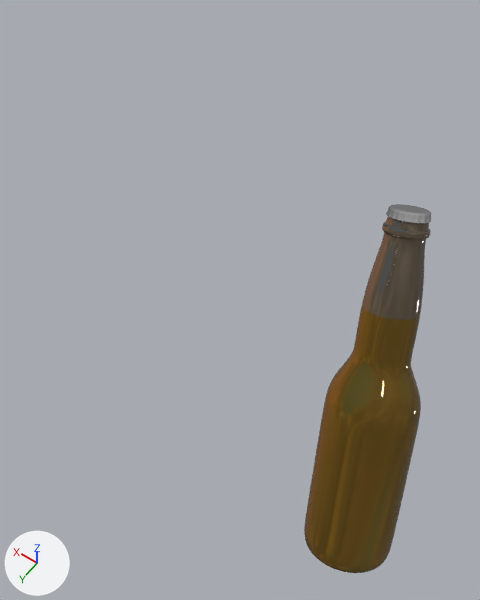
An edit to the glTF model models/pack2.glb, drawn before and after from the same camera.
One viewpoint serves both versions: a 50 mm lens placed at (0.236, 1.019, 2.59), pointed at (0.837, 0.177, 1.266). The axes (+X, +Y, +Z) are drawn at lower left. The lights are the same throughout. Vertices at the same position are counted once.

Objects in the first picture: 'bottle'.
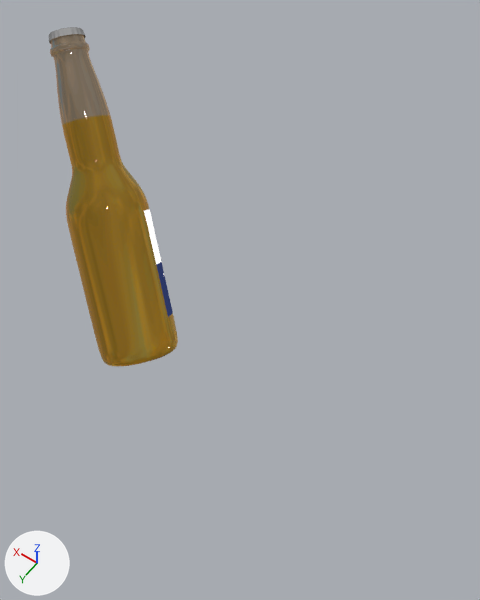
Pixel boxes (x1, y1, x2, y2) of what changed, in the pictures (480 x 600 px; the box of a moved part takes in the faces that stretch with it):
'bottle', surface changed, reshaped, turned
    before: (304, 204, 431, 573)
    after: (49, 27, 178, 367)
part 1 of me_bottle_001, moved or reshaped
    before: (304, 217, 431, 573)
    after: (50, 34, 178, 367)
part 2 of me_bottle_001, moved or reshaped
    before: (386, 204, 431, 223)
    after: (49, 27, 86, 44)

Diff of the bpy script that builds the scene:
```diff
--- a/models/pack2.glb.py
+++ b/models/pack2.glb.py
@@ mat_bottle @@
 n0 = _N.new('ShaderNodeBsdfPrincipled'); n0.name = 'Principled BSDF'
+n0.inputs[28].default_value = 0.7  # 'Emission Strength'
 n1 = _N.new('ShaderNodeOutputMaterial'); n1.name = 'Material Output'
 n2 = _N.new('ShaderNodeTexImage'); n2.name = 'Image Texture'
-n2.image = img_bottle_glossiness
+n2.image = img_bottle_diffuse
 n3 = _N.new('ShaderNodeMath'); n3.name = 'Math'
@@ mat_metalbottle @@
+mat_metalbottle = bpy.data.materials.new('metalBottle')
+# uses the picture img_bottle_diffuse
+# uses the picture img_bottle_metalness_bottle_roughness
@@ me_bottle_001 @@
 me_bottle_001.from_pydata(...)  # 10384 vertices, 20351 faces; spans x -0.511..-0.291, y 0.188..0.408, z -0.233..0.638
 # used by ob_bottle; location = (0.0, 0.0, 1.0); rotation_euler = (-0.371, 0.439, -1.884), in degrees (-21, 25, -108)
+# me_bottle_001 part 1: the loose piece of 5915 vertices spanning x -0.511..-0.291, y 0.188..0.408, z -0.233..0.624 is moved by (-0.18, 0.532, 0.681)
+# me_bottle_001 part 2: the loose piece of 1206 vertices spanning x -0.448..-0.354, y 0.251..0.345, z 0.619..0.638 is moved by (-0.18, 0.532, 0.681), in mat_metalbottle
 me_bottle_001.materials.append(mat_bottle)
+me_bottle_001.materials.append(mat_metalbottle)
@@ ob_bottle @@
 ob_bottle.location = (0.0, 0.0, 1.0)
-ob_bottle.rotation_euler = (-0.371, 0.439, -1.884)  # degrees (-21, 25, -108)
+ob_bottle.rotation_euler = (-0.68, 0.348, -1.829)  # degrees (-39, 20, -105)
```
